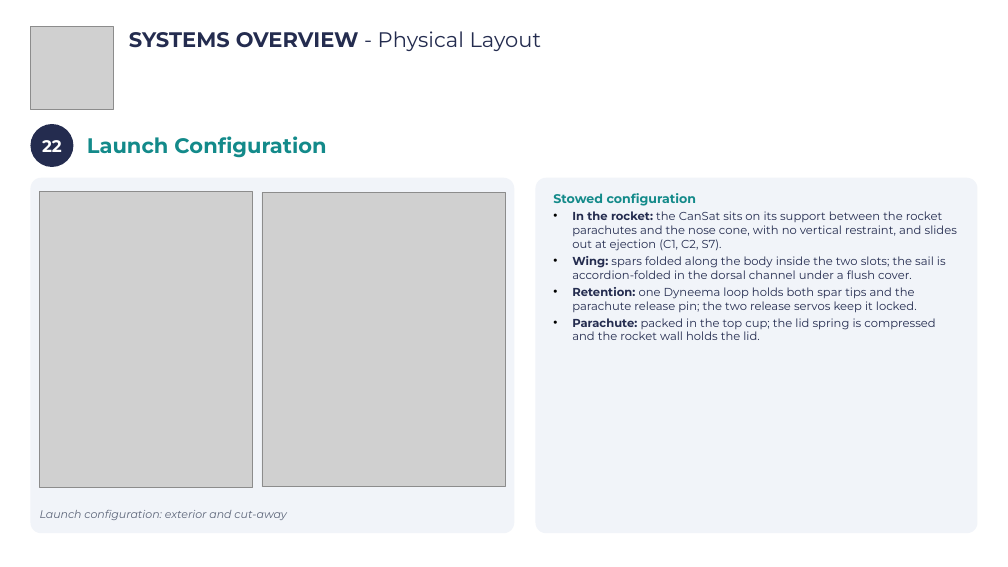
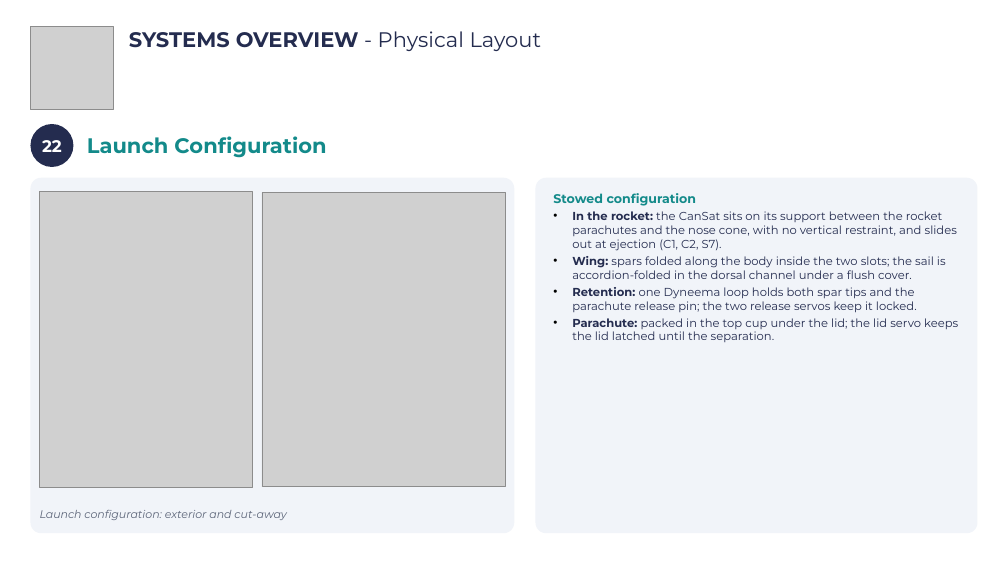
Before and after one commit to Caetano18/proyecto, a slide deck: slide 25 of cansat_pdr/laminas_plantilla/CanSat_PDR_Hermes_completo.pptx. Drawn at 1008x567 pixels with LibreOffice and Linux fonts; fonts in the diff are those of the drawing; grey boxes stand for pictures; background and template pictures are left out. Boxes give left, top, right and bottom in pixels: in the first picture for what was removed or moved away, otherwise in the second. Text is boxed around its words. In the diff, an @@ line names an element or a change of style, - is before the commit and + after.

```diff
--- a/cansat_pdr/laminas_plantilla/CanSat_PDR_Hermes_completo.pptx
+++ b/cansat_pdr/laminas_plantilla/CanSat_PDR_Hermes_completo.pptx
@@ text in rounded rectangle at bbox=[572, 318, 958, 342]: text changed @@
-• Parachute: packed in the top cup; the lid spring is compressed and the rocket wall holds the lid.
+• Parachute: packed in the top cup under the lid; the lid servo keeps the lid latched until the separation.
```
Also in this commit, not shown: 13 other slides changed, 23 other files.
